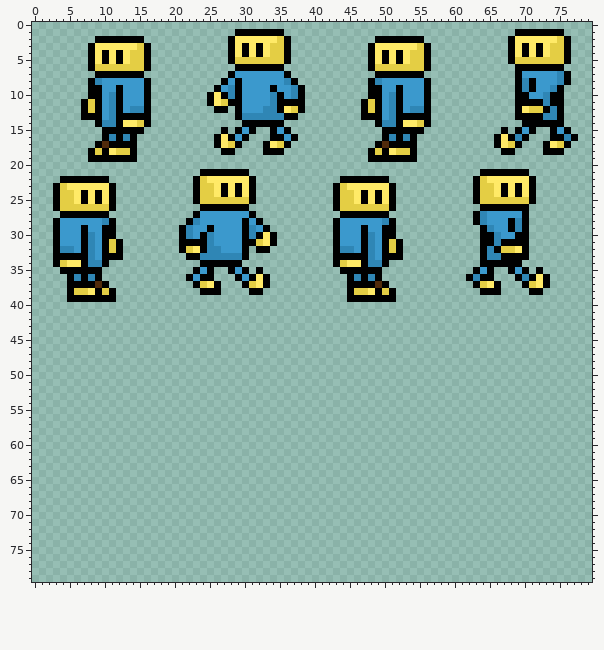
Sprite sheet, stored at src/assets/player.png. This is how it looked before the edit.
The file is 80x80 pixels. The old version is drawn lined up with the new one.
The same view after the edit:
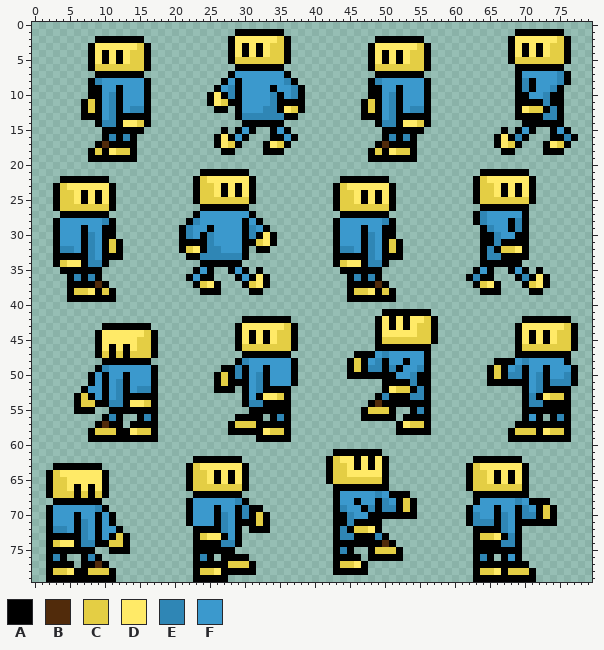
Palette (. is transparent): A #000000  B #512b0b  C #e4ce44  D #ffea67  E #2f86b5  F #3b99cd
Change:
drawings rearranged on the sheet (the old picture shows each at its new place; 6 dropped ones are not shown)
Changed rows in their new state; - is an unchanged pixel.
first column x 2:
41 ------------------------------------------------AAAAAAA---------------------
42 ----------------------------AAAAAAA------------ADADADDCA------------AAAAAAA-
43 --------AAAAAAA------------ADDDDDDCA-----------ADADADCCA-----------ADDDDDDCA
44 -------ADDDDDDCA-----------ADADADCCA-----------ADDDDDCCA-----------ADADADCCA
45 -------ADDDDDCCA-----------ADADADCCA-----------ACCCCCCCA-----------ADADADCCA
46 -------ADADADCCA-----------ACCCCCCCA-----------AAAAAAAA------------ACCCCCCCA
47 -------ACACACCCA------------AAAAAAA---------AAAFEFFFFFA------------AAAAAAAA-
48 --------AAAAAAA------------AEFFFFFFA-------ACAFEAFFAFFA---------AAAFEFFFFFA-
49 -------AEFFFFFFA---------AAEAFFAFFFA-------ACAEEAEAFFEA--------ACAFEAFFAFFFA
50 ------AFAFFAFFFA--------ACAEAFEAFFFA-------AAAAAAAFFEAA--------ACAEEAFEAFFEA
51 ------AFAFEAFFFA--------ACAAAFEAFFFA------------AAAAEAA--------AAAAAAFEAEEEA
52 -----AFFAFEAFEEA--------AAA-AFEAAAA-------------ADCCAEA-------------AFEAAAA-
53 ----ACAFAFEAAAAA------------AFADDCA------------AEAAAEEA-------------AEADCCA-
54 ----ACCAAEEADDCA------------AEEAAAA-----------ABAAAAAAA-------------AEEAAAA-
55 ----AAA--AAAAAAA-------------AAAAAA----------ACCCA--AEA-------------AAAAAAA-
56 --------AEA--AEA-----------AAAA-AEA----------AAAAA-AAAA-------------AFA-AEA-
57 -------ABAA-AAAA----------ACCCAAAAA---------------ADCCA------------AAAAAAAA-
58 ------ACCCAADCCA----------AAAAADCCA---------------AAAAA-----------ACCCADCCA-
59 ------AAAAAAAAAA--------------AAAAA-------------------------------AAAAAAAAA-
61 -----------------------------------------AAAAAAA----------------------------
62 ---------------------AAAAAAA------------ACDDADADA------------AAAAAAA--------
63 -AAAAAAA------------ACDDDDDDA-----------ACCDADADA-----------ACDDDDDDA-------
64 ACDDDDDDA-----------ACCDADADA-----------ACCDDDDDA-----------ACCDADADA-------
65 ACCDDDDDA-----------ACCDADADA-----------ACCCCCCCA-----------ACCDADADA-------
66 ACCDADADA-----------ACCCCCCCA------------AAAAAAAA-----------ACCCCCCCA-------
67 ACCCACACA------------AAAAAAA-------------AFFFFFEFAAA---------AAAAAAAA-------
68 -AAAAAAA------------AFFFFFFEA------------AFFAFFAEFACA--------AFFFFFEFAAA----
69 AFFFFFFEA-----------AFFFAFFAEAA----------AEFFAEAEEACA-------AFFFAFFAEFACA---
70 AFFFAFFAFA----------AFFFAEFAEACA---------AAEFFAAAAAAA-------AEFFAEFAEEACA---
71 AFFFAEFAFA----------AFFFAEFAAACA---------AAEAAAA------------AEEEAEFAAAAAA---
72 AEEFAEFAFFA----------AAAAEFA-AAA---------AEACCDA-------------AAAAEFA--------
73 AAAAAEFAFACA---------ACDDAFA-------------AEEAAAEA------------ACCDAEA--------
74 ACDDAEEAACCA---------AAAAEEA-------------AAAAAAABA-----------AAAAEEA--------
75 AAAAAAA--AAA---------AAAAAA--------------AEA--ACCCA----------AAAAAAA--------
76 AEA--AEA-------------AEA-AAAA------------AAAA-AAAAA----------AEA-AFA--------
77 AAAA-AABA------------AAAAACCCA-----------ACCDA---------------AAAAAAAA-------
78 ACCDAACCCA-----------ACCDAAAAA-----------AAAAA---------------ACCDACCCA------
79 AAAAAAAAAA-----------AAAAA-----------------------------------AAAAAAAAA------
Where, in picture pixels (left, top, right, bottom), the same in both pictures:
added: (326, 309, 438, 575)
added: (186, 316, 298, 582)
added: (466, 316, 578, 582)
added: (74, 323, 158, 442)
added: (46, 463, 130, 582)
